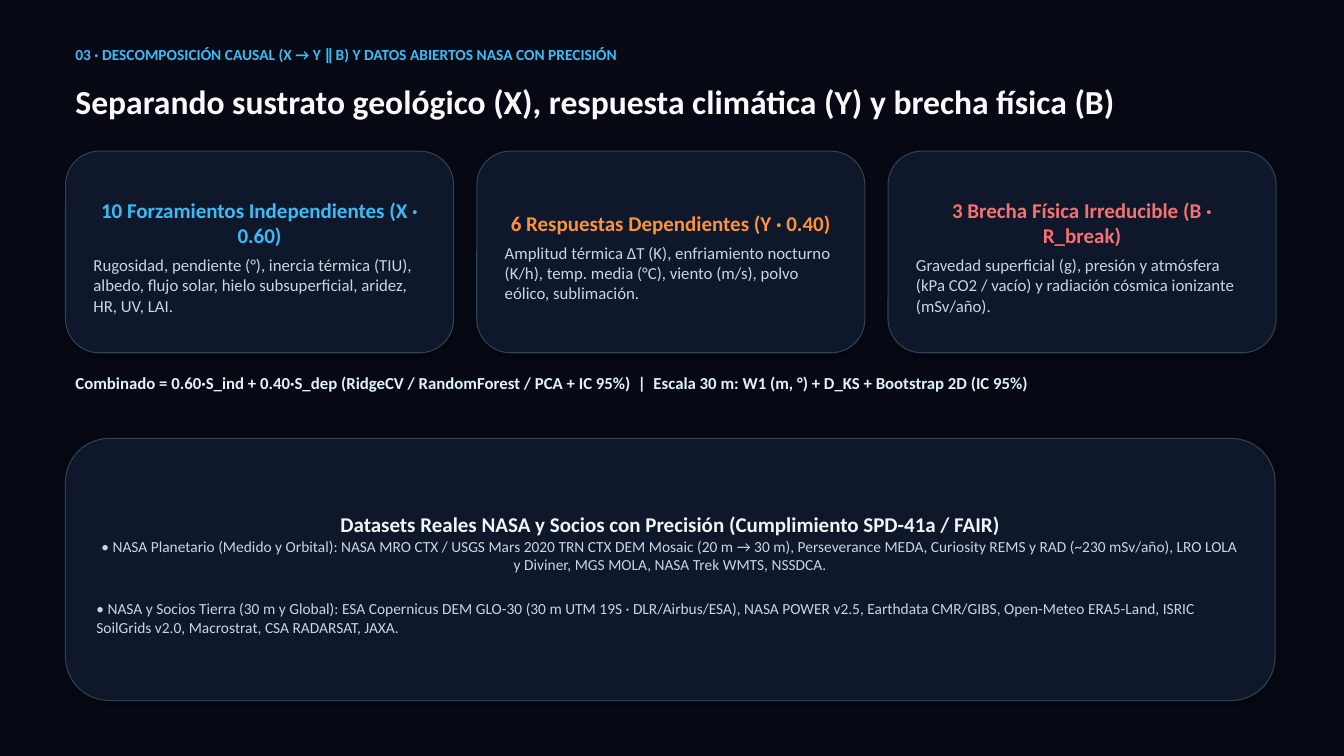
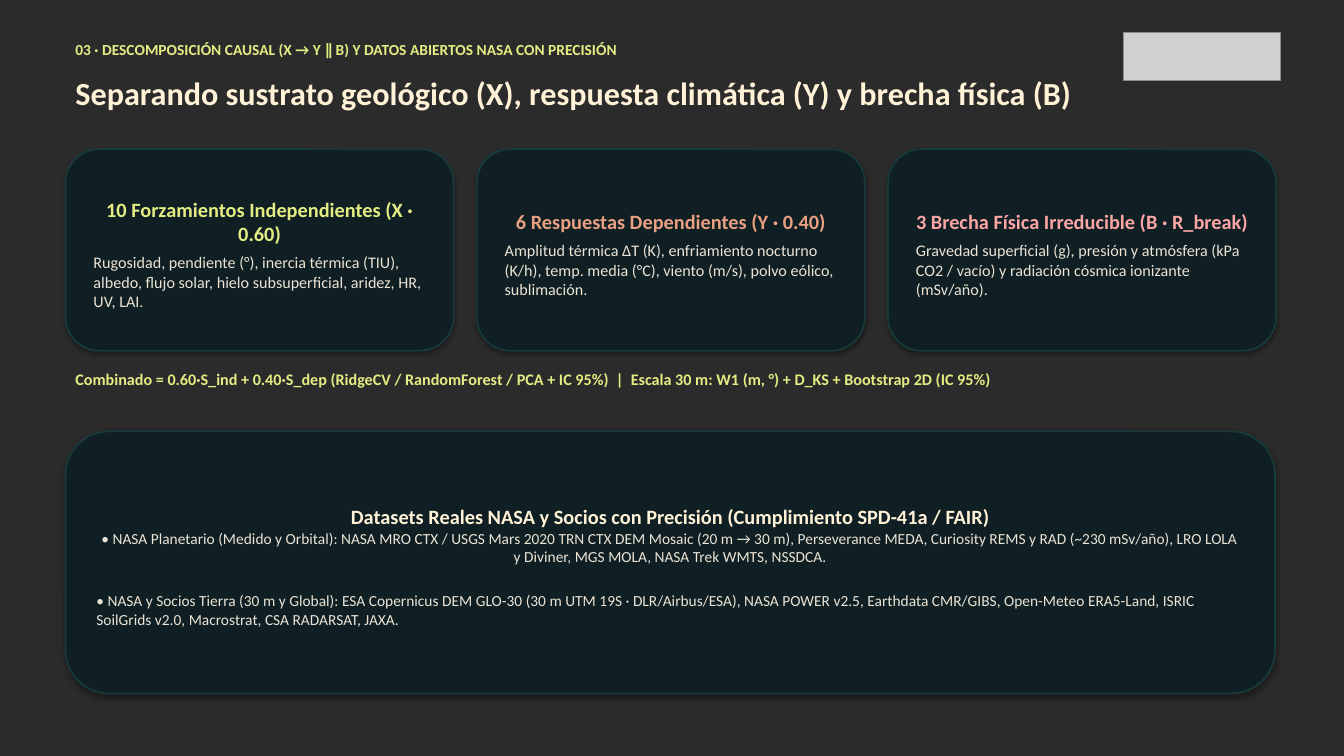
Before and after one commit to AnGeMoNs/Ckepi, a slide deck: slide 4 of docs/nehe/ckepi-pitch-es.pptx. Drawn at 1344x756 pixels with LibreOffice and Linux fonts; fonts in the diff are those of the drawing; grey boxes stand for pictures; background and template pictures are left out; a plain dark background stands for a picture behind light text. Boxes give left, top, right and bottom in pixels: in the first picture for what was removed or moved away, otherwise in the second. Text is boxed around its words. In the diff, an @@ line names an element or a change of style, - is before the commit and + after.

```diff
--- a/docs/nehe/ckepi-pitch-es.pptx
+++ b/docs/nehe/ckepi-pitch-es.pptx
@@ background #060913 to picture (left out) @@
@@ text "03 · DESCOMPOSICIÓN CAUSAL (X ..." at (x1=75, y1=42, x2=616, y2=57): text colour #38BDF8 to #E4ED83 @@
@@ picture added at (x1=1124, y1=32, x2=1280, y2=81) @@
@@ text "Separando sustrato geológico (X), respuesta ..." moved from (x1=75, y1=89, x2=1115, y2=120) to (x1=75, y1=81, x2=1071, y2=111) @@
@@ text "Separando sustrato geológico (X), respuesta ..." at (x1=75, y1=81, x2=1071, y2=111): size 24 to 23 pt, text colour #F8FAFC to #FFF2D7 @@
@@ rounded rectangle "10 Forzamientos Independientes (X · ..." at (x1=66, y1=149, x2=454, y2=351): size 15 to 14.5 pt, text colour #38BDF8 to #E4ED83 in "10 Forzamientos Independientes (X · 0.60)"; size 12 to 11.5 pt, text colour #CBD5E1 to #EBE4D5 in "Rugosidad, pendiente (°), inercia térmica (TIU), albedo, ..."; fill #0F172A to #101F24; outline #334155 0.75 pt to #183A3A 1.25 pt @@
@@ rounded rectangle "6 Respuestas Dependientes (Y · ..." at (x1=477, y1=149, x2=865, y2=351): size 15 to 14.5 pt, text colour #FB923C to #E8A080 in "6 Respuestas Dependientes (Y · 0.40)"; size 12 to 11.5 pt, text colour #CBD5E1 to #EBE4D5 in "Amplitud térmica ΔT (K), enfriamiento nocturno (K/h), ..."; fill #0F172A to #101F24; outline #334155 0.75 pt to #183A3A 1.25 pt @@
@@ rounded rectangle "3 Brecha Física Irreducible (B ..." at (x1=888, y1=149, x2=1276, y2=351): size 15 to 14.5 pt, text colour #F87171 to #FCA5A5 in "3 Brecha Física Irreducible (B · R_break)"; size 12 to 11.5 pt, text colour #CBD5E1 to #EBE4D5 in "Gravedad superficial (g), presión y atmósfera (kPa ..."; fill #0F172A to #101F24; outline #334155 0.75 pt to #183A3A 1.25 pt @@
@@ text "Combinado = 0.60·S_ind + 0.40·S_dep ..." at (x1=75, y1=373, x2=990, y2=388): size 12 to 11.5 pt, text colour #E0F2FE to #E4ED83 @@
@@ rounded rectangle "Datasets Reales NASA y Socios ..." moved from (x1=66, y1=439, x2=1275, y2=701) to (x1=66, y1=432, x2=1275, y2=694) @@
@@ rounded rectangle "Datasets Reales NASA y Socios ..." at (x1=66, y1=432, x2=1275, y2=694): size 15 to 14.5 pt, text colour #F1F5F9 to #FFF2D7 in "Datasets Reales NASA y Socios con Precisión ..."; text colour #CBD5E1 to #EBE4D5 in "• NASA Planetario (Medido y Orbital): NASA ..."; fill #0F172A to #101F24; outline #334155 0.75 pt to #183A3A 1.25 pt @@
```
Also in this commit, not shown: 6 other slides changed, 29 other files.
